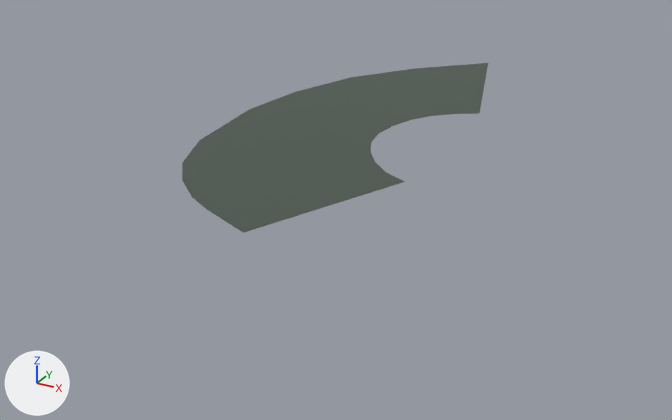
The FBX model Assets/Environment/Unique/Scene_A/SM_Scene_A_WaterPlane04.fbx, before and after one commit.
Rendered twice from a 50 mm camera at (3963.0, -8628.0, 3465.0) aimed at (-601.0, -330.0, -684.0). The lights are fixed; the arrows at lower left show +X, +Y and +Z. Where no turn or scale is listed for an object, it has been applied to the vertices.

The first picture shows 'SM_Scene_A_WaterPlane04'.
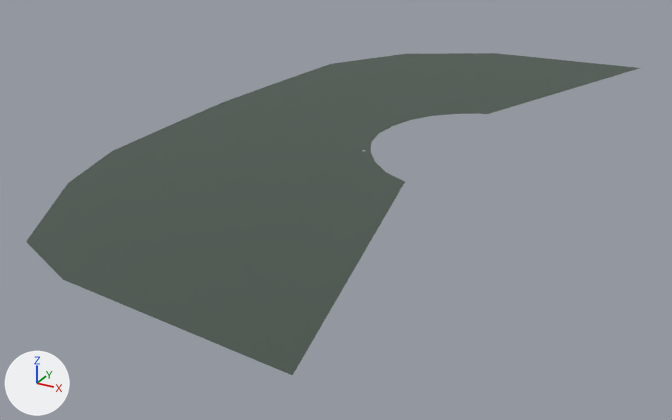
Pixel boxes (x1, y1, x2, y2) of what changed, in the pictures (672 x 420 px):
'SM_Scene_A_WaterPlane04', reshaped (100% wider, 89% taller): before (182, 63, 488, 233); after (26, 53, 639, 375)

Patch to the scene script:
```diff
--- a/Assets/Environment/Unique/Scene_A/SM_Scene_A_WaterPlane04.fbx.py
+++ b/Assets/Environment/Unique/Scene_A/SM_Scene_A_WaterPlane04.fbx.py
@@ me_cube_092 @@
 # used by ob_sm_scene_a_waterplane04; location = (0.0, 0.0, 0.0)
-me_cube_092.from_pydata(...)  # 22 vertices, 10 faces; spans x -2135.0..490.0, y -2650.0..3747.0, z 72.0
+me_cube_092.from_pydata(...)  # 80 vertices, 52 faces; spans x -2596.0..1568.0, y -4307.0..4498.0, z 72.0
+# me_cube_092 part 1
+# 4 vertices are removed from x -1733.0..-232.0, y -2650.0..3747.0, z 72.0
+# 10 faces are deleted
+# 7 vertices move from x -2135.0..-811.0, y -2392.0..2973.0, z 72.0 to x -2593.0..-974.0, y -4037.0..3660.0, z 72.0
+# 62 vertices are added at x -2596.0..1568.0, y -4307.0..4498.0, z 72.0
+# 52 new faces join them
 me_cube_092.materials.append(mat_material_022)
```
